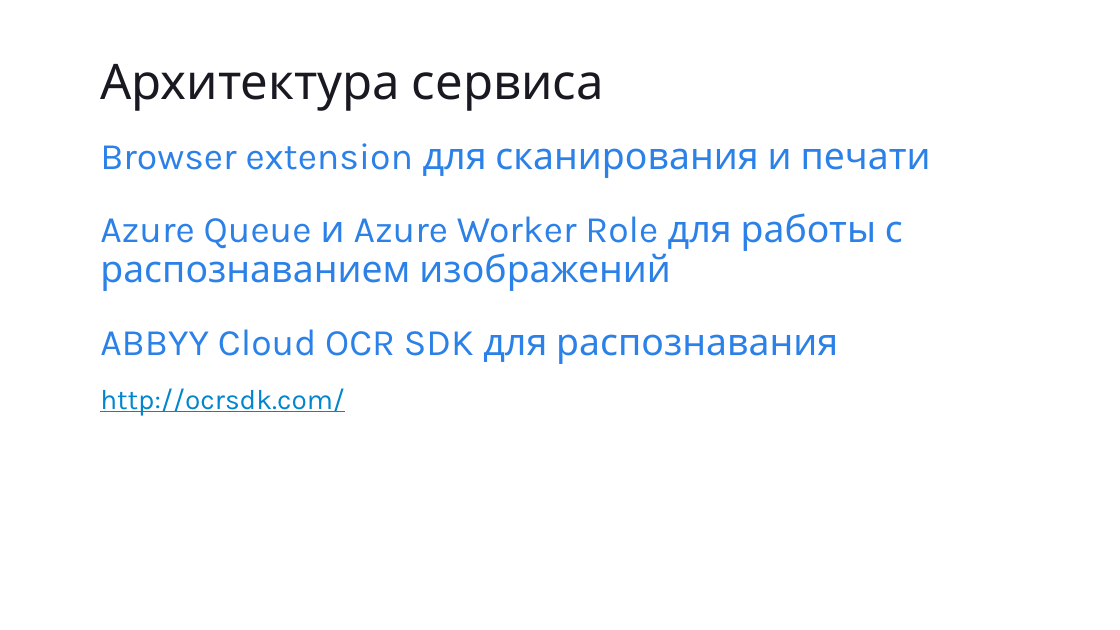
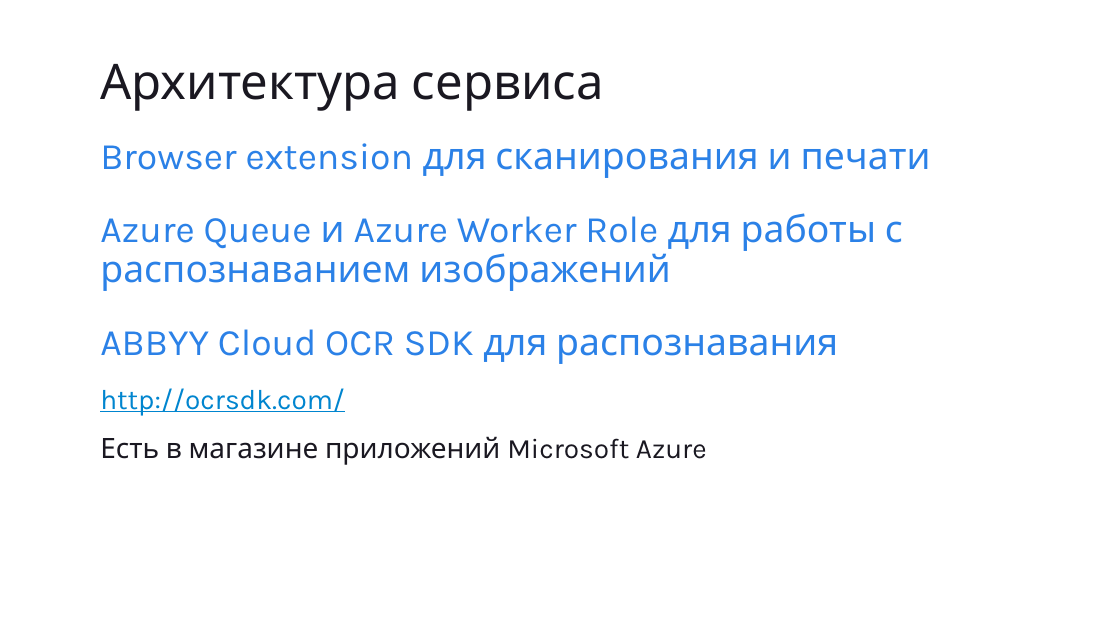
Before and after one commit to eugeneagafonov/devcon2014-ege-azure, a slide deck: slide 10 of Slides/devcon2014_ege.pptx. Drawn at 1120x630 pixels with LibreOffice and Linux fonts; fonts in the diff are those of the drawing. Boxes give left, top, right and bottom in pixels: in the first picture for what was removed or moved away, otherwise in the second. Text is boxed around its words. In the diff, an @@ line names an element or a change of style, - is before the commit and + after.

Commit message:
slides updated

```diff
--- a/Slides/devcon2014_ege.pptx
+++ b/Slides/devcon2014_ege.pptx
@@ text at (x1=100, y1=436, x2=707, y2=465): paragraph added @@
+  Есть в магазине приложений Microsoft Azure
```
Also in this commit, not shown: 1 other slide changed.
